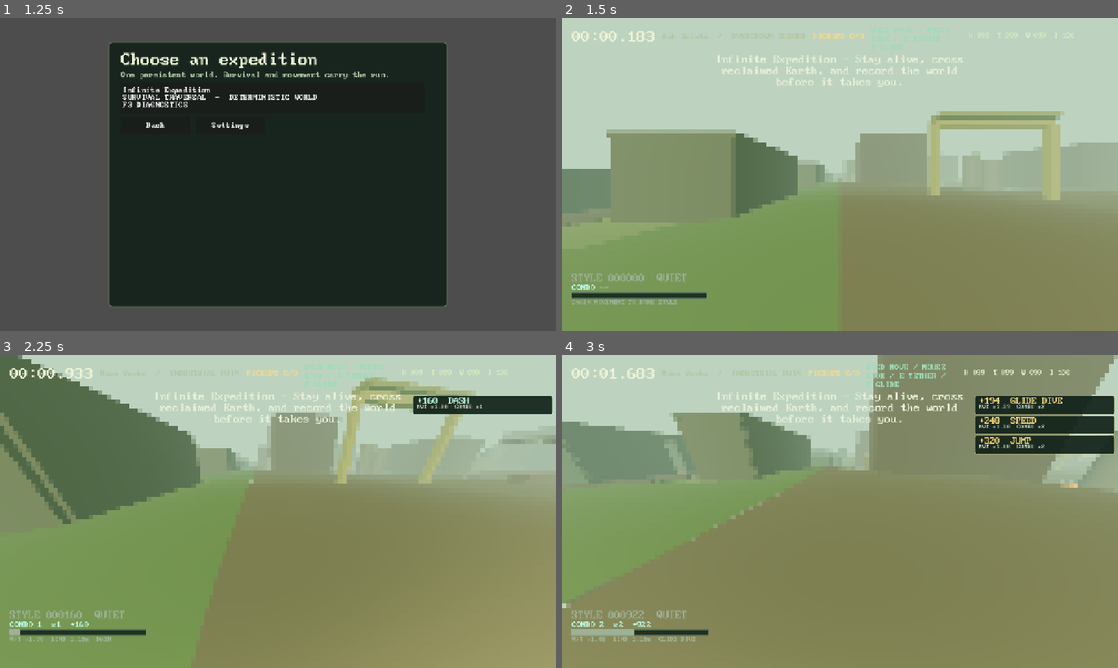
Above: before the commit, frames 1-4 (two rows, left to right).
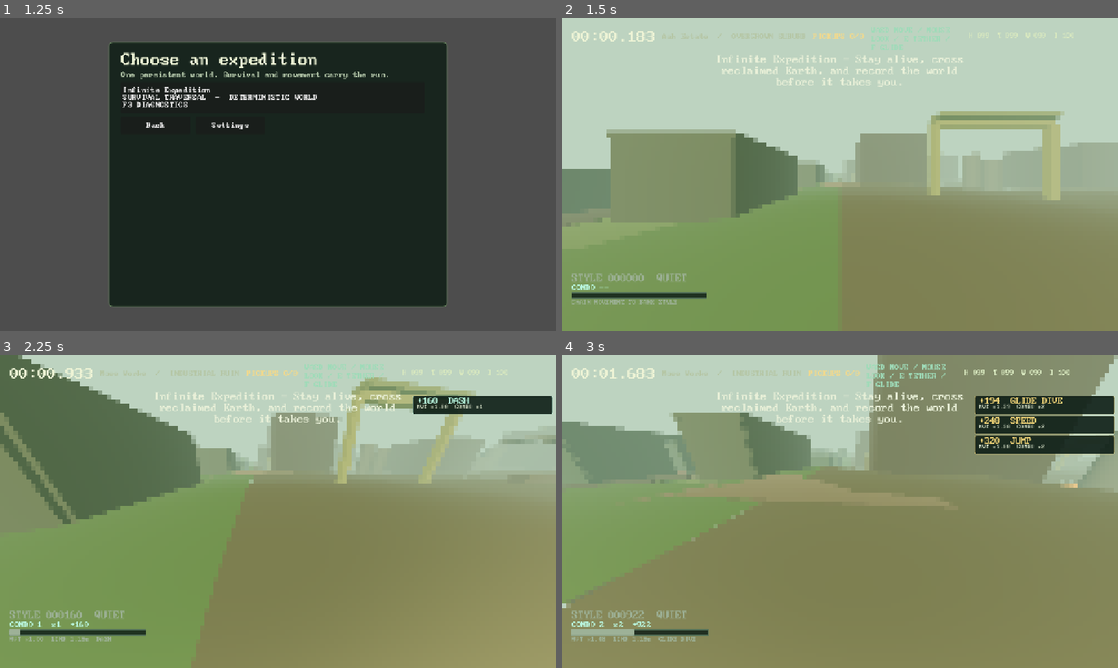
Above: after the commit, the same moments.

Repository: gongahkia/hot-cross-buns
Game: Godot game, scene res://scenes/main.tscn
The game is run twice, just before and just after one commit, with the same random seed, the same clock (stepped at 60 frames per second) and the same inputs.
Inputs (mouse positions are in pixels of both pictures, inside the frame that each line leads up to):
- Up to frame 1 (1.25 s): click "Choose a journey" at 0.5 s
- Up to frame 2 (1.5 s): click "Infinite Expedition SURVIVAL …" at 1.25 s
- Up to frame 3 (2.25 s): tap Enter at 2 s; move the mouse to (305, 511) at 2.02 s; hold W (move_forward) from 2.03 s (still down); tap Shift (dash) at 2.1 s; click (305, 511) at 2.17 s
- Up to frame 4 (3 s): keep holding W (move_forward); tap Space (jump) at 2.27 s; move the mouse to (812, 511) at 2.77 s; tap F (glide) at 2.85 s

Frame 1 is identical in both runs. In frame 2, less than 0.1% of the frame differs, in the area x 47-51%, y 52-54%; in frame 3, less than 0.1%; in frame 4, 1.2%, in the area x 18-69%, y 38-49%.

Commit message:
Add city transition corridors

Diff:
--- /dev/null
+++ b/scripts/world_city_corridors.gd
@@ -0,0 +1,12 @@
+class_name WorldCityCorridors
+extends RefCounted
+
+const CHUNK_SIZE:=64.0
+
+static func generate(generator,chunk_x:int,chunk_z:int,sample_data:Dictionary)->Dictionary:
+	var family:=str(sample_data.get("region",{}).get("family","wilderness"));if family=="wilderness":return {}
+	var corridors:Array=[];var center_x:=float(chunk_x)*CHUNK_SIZE+CHUNK_SIZE*.5;var center_z:=float(chunk_z)*CHUNK_SIZE+CHUNK_SIZE*.5
+	for direction in [Vector2i(-1,0),Vector2i(1,0),Vector2i(0,-1),Vector2i(0,1)]:
+		var neighbor:Dictionary=generator.region_at(Vector3(center_x+float(direction.x)*CHUNK_SIZE,0.0,center_z+float(direction.y)*CHUNK_SIZE));var neighbor_family:=str(neighbor.family);if neighbor_family=="wilderness" or neighbor_family==family:continue
+		var axis:="x" if direction.x!=0 else "z";corridors.append({"id":"city_corridor:%d:%d:%d:%d"%[chunk_x,chunk_z,direction.x,direction.y],"axis":axis,"direction":[direction.x,direction.y],"width":9.0,"from_family":family,"to_family":neighbor_family})
+	return {} if corridors.is_empty() else {"corridors":corridors}
--- /dev/null
+++ b/scripts/world_city_corridors_test.gd
@@ -0,0 +1,18 @@
+extends SceneTree
+const CORRIDORS=preload("res://scripts/world_city_corridors.gd")
+const GENERATOR=preload("res://scripts/world_generator.gd")
+var failed:=false
+func _expect(condition:bool,message:String)->void:
+	if not condition:failed=true;push_error(message)
+func _initialize()->void:
+	var generator:=GENERATOR.new(20260730);var found:=false
+	for region_z in range(-8,9):
+		for region_x in range(-8,9):
+			var chunk_x:=region_x*8;var chunk_z:=region_z*8;var sample_data:=generator.sample(float(chunk_x)*64.0+32.0,float(chunk_z)*64.0+32.0);var result:=CORRIDORS.generate(generator,chunk_x,chunk_z,sample_data)
+			if result.is_empty():continue
+			found=true;var descriptor:Dictionary=generator.chunk_descriptor(chunk_x,chunk_z);_expect(descriptor.city_corridors==result,"city corridor descriptor wiring drifted")
+			for corridor:Dictionary in result.corridors:_expect(str(corridor.id).begins_with("city_corridor:") and str(corridor.axis) in ["x","z"] and float(corridor.width)==9.0 and str(corridor.from_family)!="wilderness" and str(corridor.to_family)!="wilderness" and str(corridor.from_family)!=str(corridor.to_family),"city corridor grammar drifted")
+			_expect(result==CORRIDORS.generate(generator,chunk_x,chunk_z,sample_data),"city corridor determinism drifted");break
+		if found:break
+	_expect(found,"city corridor fixture found no urban-family boundary")
+	quit(1 if failed else 0)
--- a/scripts/world_generator.gd
+++ b/scripts/world_generator.gd
@@ -29,6 +29,7 @@
 const SUBURB_TRAVERSAL := preload("res://scripts/world_suburb_traversal.gd")
 const SUBURB_RESOURCES := preload("res://scripts/world_suburb_resources.gd")
 const URBAN_CORRIDORS := preload("res://scripts/world_urban_corridors.gd")
+const CITY_CORRIDORS := preload("res://scripts/world_city_corridors.gd")
 
 const CHUNK_SIZE := 64.0
 const REGION_SIZE := 512.0
@@ -87,6 +88,8 @@
 	var descriptor:Dictionary={"x": chunk_x, "z": chunk_z, "id": "%d:%d" % [chunk_x, chunk_z], "center": center, "region": sample_data.region, "biome": sample_data.biome, "water": sample_data.water, "scale": scale.id, "scale_factor": scale.factor}
 	var urban_corridors:=URBAN_CORRIDORS.generate(self,chunk_x,chunk_z,sample_data)
 	if not urban_corridors.is_empty():descriptor["urban_corridors"]=urban_corridors
+	var city_corridors:=CITY_CORRIDORS.generate(self,chunk_x,chunk_z,sample_data)
+	if not city_corridors.is_empty():descriptor["city_corridors"]=city_corridors
 	var urban:=URBAN_FIELDS.sample(seed,chunk_x,chunk_z,str(sample_data.region.family))
 	if not urban.is_empty():descriptor["urban"]=urban
 	var suburb_roads:=SUBURB_ROADS.generate(seed,chunk_x,chunk_z,urban)
--- a/scripts/world_streamer.gd
+++ b/scripts/world_streamer.gd
@@ -242,6 +242,7 @@
 	var landmark:=landmarks.for_chunk(seed,descriptor.region,chunk_x,chunk_z)
 	if not landmark.is_empty():_add_landmark(root,landmark)
 	_add_urban_corridors(root,descriptor.get("urban_corridors",{}))
+	_add_city_corridors(root,descriptor.get("city_corridors",{}))
 	if family == "reclaimed_city":
 		_add_city_arterials(root,descriptor.get("city_arterials",{}))
 		_add_city_secondary_roads(root,descriptor.get("city_secondary_roads",{}))
@@ -290,6 +291,10 @@
 	for corridor:Dictionary in fields.get("corridors",[]):
 		var direction:Array=corridor.direction;var axis:=str(corridor.axis);var position:=Vector3(32.0,.015,32.0);position.x= …(530 unchanged characters)…
 
+func _add_city_corridors(root:Node3D,fields:Dictionary)->void:
+	for corridor:Dictionary in fields.get("corridors",[]):
+		var direction:Array=corridor.direction;var axis:=str(corridor.axis);var position:=Vector3(32.0,.015,32.0);position.x=2.0 if int(direction[0])<0 else 62.0 if int(direction[0])>0 else position.x;position.z=2.0 if int(direction[1])<0 else 62.0 if int(direction[1])>0 else position.z;position.y+=ground_height(root.global_position+position);var visual:=MeshInstance3D.new();var mesh:=BoxMesh.new();mesh.size=Vector3(12.0,.03,float(corridor.width)) if axis=="x" else Vector3(float(corridor.width),.03,12.0);visual.name="CityCorridor";visual.mesh=mesh;visual.position=position;visual.material_override=_material(Color("#6c6658"));root.add_child(visual)
+
 func _add_city_blocks(root: Node3D, chunk_x: int, chunk_z: int, count: int, color: Color, growth: Color, flooded := false) -> void:
 	for index in range(count):
 		var x := 6.0 + RNG.unit(generator.seed, chunk_x, chunk_z, 151 + index) * 52.0
Not shown, added: docs/city-transition-corridors.md
